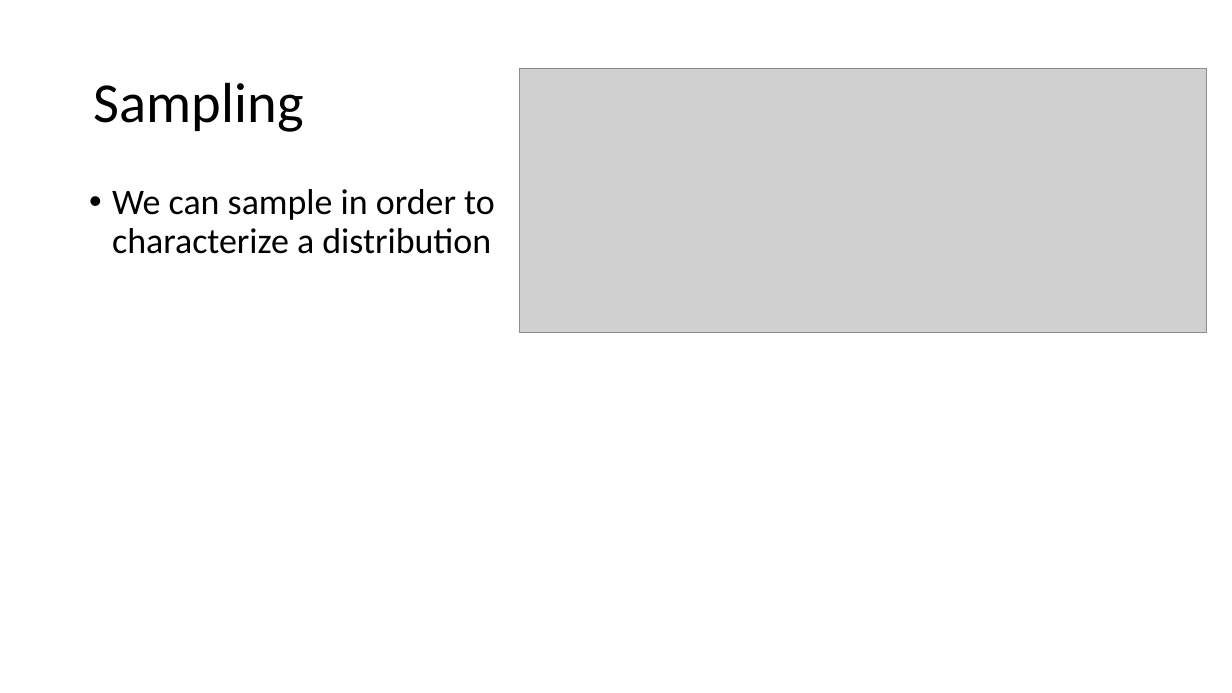
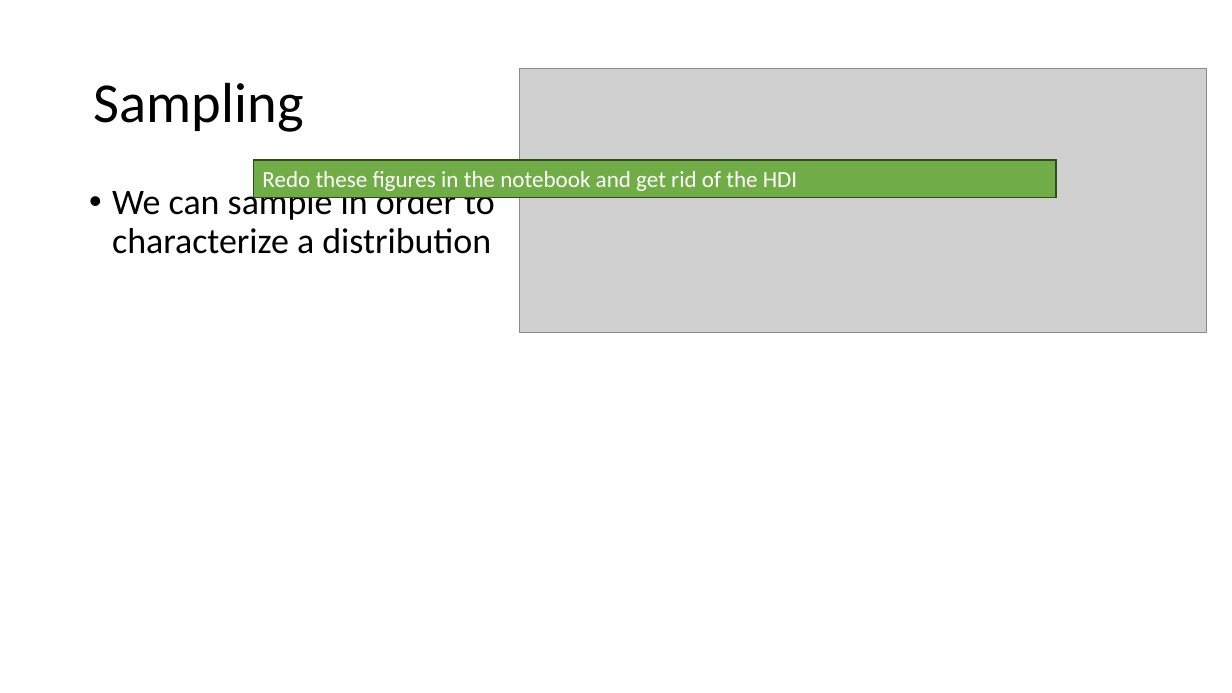
Before and after one commit to opherdonchin/StatisticalComputationAndAnalysis, a slide deck: slide 20 of Lectures/Lecture 3 PyMC and Sampling.pptx. Drawn at 1232x693 pixels with LibreOffice and Linux fonts; fonts in the diff are those of the drawing; grey boxes stand for pictures. Boxes give left, top, right and bottom in pixels: in the first picture for what was removed or moved away, otherwise in the second. Text is boxed around its words. In the diff, an @@ line names an element or a change of style, - is before the commit and + after.

```diff
--- a/Lectures/Lecture 3 PyMC and Sampling.pptx
+++ b/Lectures/Lecture 3 PyMC and Sampling.pptx
@@ rectangle added at box(253, 160, 1056, 197), fill #70AD47, outline #314C1F 1 pt, 18 pt, text #FFFFFF @@
+Redo these figures in the notebook and get rid of the HDI
```
Also in this commit, not shown: 1 other slide changed, 2 other files.
